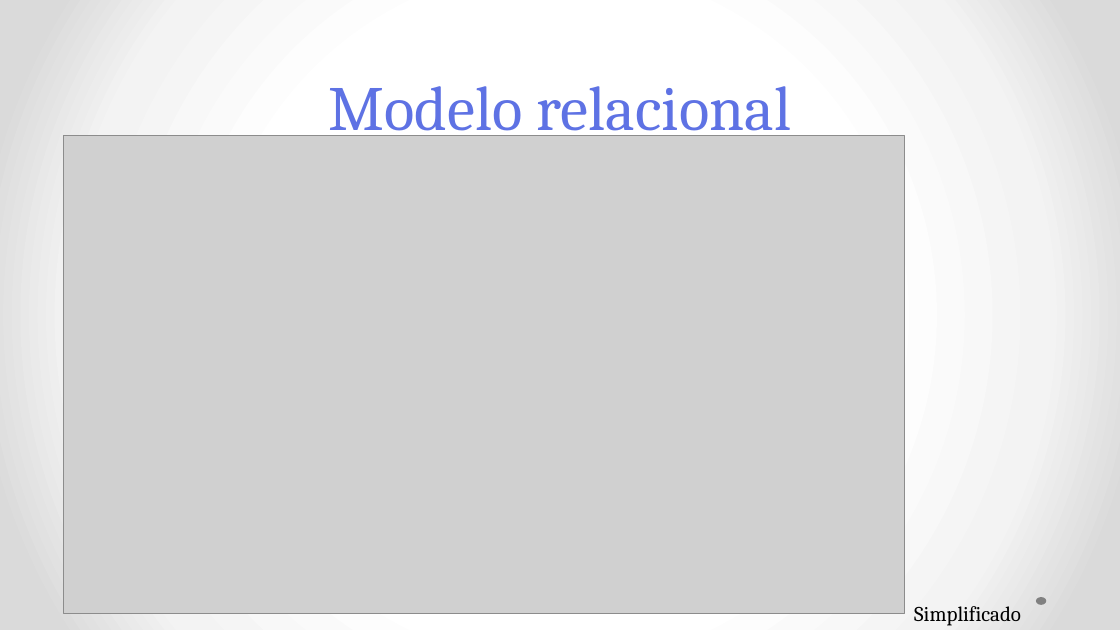
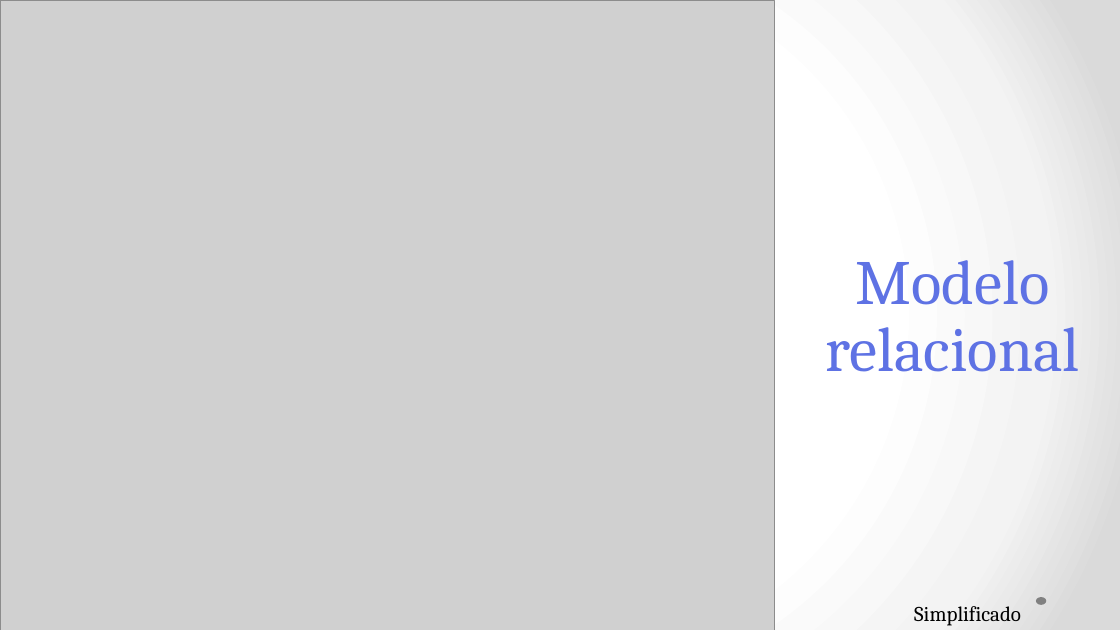
Before and after one commit to ThelmaLemus/Law, a slide deck: slide 27 of Lawbrary2.pptx. Drawn at 1120x630 pixels with LibreOffice and Linux fonts; fonts in the diff are those of the drawing; grey boxes stand for pictures. Boxes give left, top, right and bottom in pixels: in the first picture for what was removed or moved away, otherwise in the second. Text is boxed around its words. In the diff, an @@ line names an element or a change of style, - is before the commit and + after.

Commit message:
modelo relacional arreglado - presentacion

```diff
--- a/Lawbrary2.pptx
+++ b/Lawbrary2.pptx
@@ picture: place and size @@
-picture at (63,135,905,614)
+picture at (0,0,775,630)
@@ title "Modelo relacional" rewrapped from (329,86,792,144) to (825,260,1080,372) @@
```
